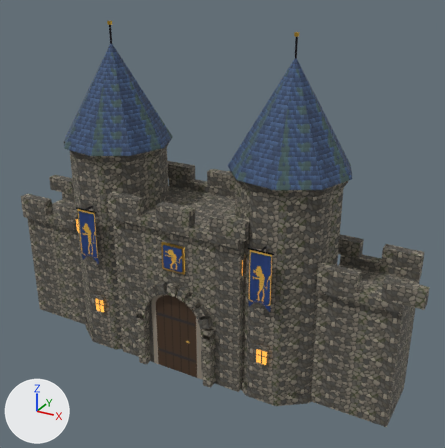
The glTF model www/proto3d/models/beth/hi/buildings_card2/bld_gatehouse_card2_lod1.glb: old version first, new version second.
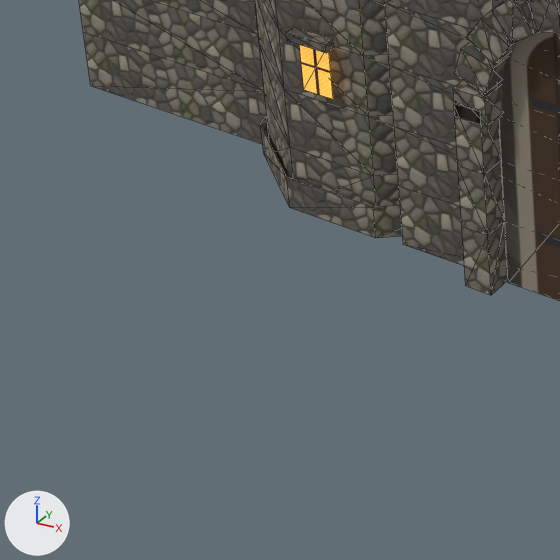
Old and new are each drawn whole from a camera (50 mm lens) standing at (16.62, -27.79, 22.41) and looking at (1.6, -0.48, 8.76) and again close up on the part from 4% to 37% of the width and 64% to 97% of the height. Arrows for +X, +Y and +Z are at lower left; the lights stay in place. The older version's two pictures come first. The close-ups show mesh edges as thin lines. Vertices at exactly the same position are counted once.

Names of what the first close-up shows: 'bld_gatehouse_card2'.
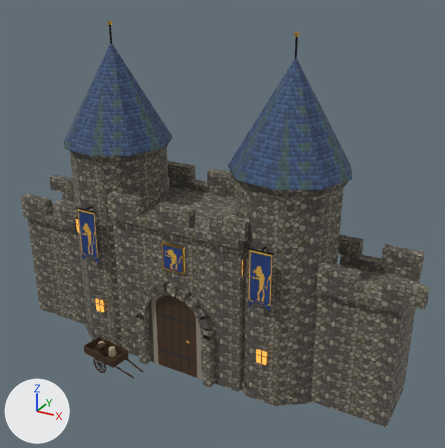
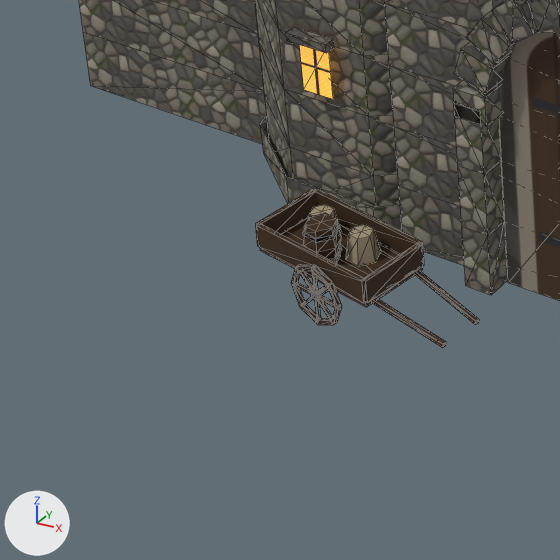
Boxes [x1, y1, x2, y2] around the edits, measured in the close-ups (560 x 560 px):
'bld_gatehouse_card2', reshaped: before [79, 0, 560, 301]; after [79, 0, 560, 348]
part 1 of me_bld_gatehouse_card2, added: after [327, 283, 341, 308]
part 2 of me_bld_gatehouse_card2, added: after [312, 266, 332, 286]
part 3 of me_bld_gatehouse_card2, added: after [296, 264, 315, 271]
part 4 of me_bld_gatehouse_card2, added: after [291, 267, 300, 285]
part 5 of me_bld_gatehouse_card2, added: after [291, 284, 305, 306]
part 6 of me_bld_gatehouse_card2, added: after [300, 305, 317, 324]
part 7 of me_bld_gatehouse_card2, added: after [317, 318, 333, 325]
part 8 of me_bld_gatehouse_card2, added: after [331, 307, 342, 325]
part 9 of me_bld_gatehouse_card2, added: after [295, 282, 335, 308]
part 10 of me_bld_gatehouse_card2, added: after [312, 272, 321, 320]
part 11 of me_bld_gatehouse_card2, added: after [311, 285, 329, 300]
part 12 of me_bld_gatehouse_card2, added (brown): after [256, 189, 479, 348]

What changed in the scene script:
```text
Change me_bld_gatehouse_card2:
    used by ob_bld_gatehouse_card2; location = (0.0, 0.0, 0.0)
    remove me_bld_gatehouse_card2.from_pydata(...)  # 1444 vertices, 2340 faces; spans x -13.0..13.0, y -3.6..3.4, z 0.0..19.1
    add me_bld_gatehouse_card2.from_pydata(...)  # 1813 vertices, 2874 faces; spans x -13.0..13.0, y -5.4..3.4, z 0.0..19.1
    me_bld_gatehouse_card2 part 1: the loose piece of 8 vertices spanning x -2.5..-1.9, y -3.4..-3.0, z 3.2..3.7 is copied, and the copy is scaled about its middle by (0.107, -0.154, -0.707), then moved by (-1.3, -2.1, -2.7); it spans x -3.6..-3.4, y -5.4..-5.3, z 0.5..0.9
    me_bld_gatehouse_card2 part 2: the loose piece of 8 vertices spanning x -5.8..-5.0, y -3.3..-3.1, z 3.5..3.6 is copied, and the copy is scaled about its middle by (0.437, -0.346, 0.431), then moved by (1.7, -2.1, -2.6); it spans x -3.9..-3.5, y -5.4..-5.2, z 0.8..1.0
    me_bld_gatehouse_card2 part 3: the loose piece of 8 vertices spanning x -5.8..-5.0, y -3.3..-3.1, z 3.5..3.6 is copied, and the copy is scaled about its middle by (0.437, -0.346, 0.431), then moved by (1.3, -2.0, -2.6); it spans x -4.3..-3.9, y -5.3..-5.2, z 0.8..1.0
    me_bld_gatehouse_card2 part 4: the loose piece of 8 vertices spanning x -2.5..-1.9, y -3.4..-3.0, z 3.2..3.7 is copied, and the copy is scaled about its middle by (0.107, 0.154, 0.707), then moved by (-2.2, -2.0, -2.7); it spans x -4.4..-4.2, y -5.3..-5.2, z 0.5..0.9
    me_bld_gatehouse_card2 part 5: the loose piece of 8 vertices spanning x -2.5..-1.9, y -3.4..-3.0, z 3.2..3.7 is copied, and the copy is scaled about its middle by (0.107, 0.154, 0.707), then moved by (-2.2, -2.0, -3.1); it spans x -4.4..-4.2, y -5.3..-5.2, z 0.1..0.5
    me_bld_gatehouse_card2 part 6: the loose piece of 8 vertices spanning x -5.8..-5.0, y -3.3..-3.1, z 3.5..3.6 is copied, and the copy is scaled about its middle by (-0.437, 0.346, 0.431), then moved by (1.3, -2.0, -3.5); it spans x -4.3..-3.9, y -5.3..-5.2, z 0.0..0.2
    me_bld_gatehouse_card2 part 7: the loose piece of 8 vertices spanning x -5.8..-5.0, y -3.3..-3.1, z 3.5..3.6 is copied, and the copy is scaled about its middle by (-0.437, 0.346, 0.431), then moved by (1.7, -2.1, -3.5); it spans x -3.9..-3.5, y -5.4..-5.2, z 0.0..0.2
    me_bld_gatehouse_card2 part 8: the loose piece of 8 vertices spanning x -2.5..-1.9, y -3.4..-3.0, z 3.2..3.7 is copied, and the copy is scaled about its middle by (0.107, -0.154, -0.707), then moved by (-1.3, -2.1, -3.1); it spans x -3.6..-3.4, y -5.4..-5.3, z 0.1..0.5
    me_bld_gatehouse_card2 part 9: the loose piece of 8 vertices spanning x -5.8..-5.0, y -3.3..-3.1, z 3.5..3.6 is copied, and the copy is scaled about its middle by (-1.11, 0.247, 0.333), then moved by (1.5, -2.1, -3.0); it spans x -4.4..-3.5, y -5.4..-5.2, z 0.5
    me_bld_gatehouse_card2 part 10: the loose piece of 8 vertices spanning x -2.5..-1.9, y -3.4..-3.0, z 3.2..3.7 is copied, and the copy is scaled about its middle by (0.0824, -0.11, -1.8), then moved by (-1.8, -2.1, -2.9); it spans x -3.9, y -5.3..-5.2, z 0.1..0.9
    me_bld_gatehouse_card2 part 11: the loose piece of 16 vertices spanning x -5.4, y -3.5..-2.9, z 9.3 is copied, and the copy is turned -8.6 degrees about the z axis through its middle and scaled by 2.43, then moved by (1.6, -1.3, -8.8); it spans x -4.0..-3.6, y -5.4..-3.8, z 0.5
    me_bld_gatehouse_card2 part 12: 193 vertices added at x -5.3..-1.4, y -5.3..-3.7, z 0.2..1.5
    other edits to the shape of me_bld_gatehouse_card2 do not show in these pictures
```
